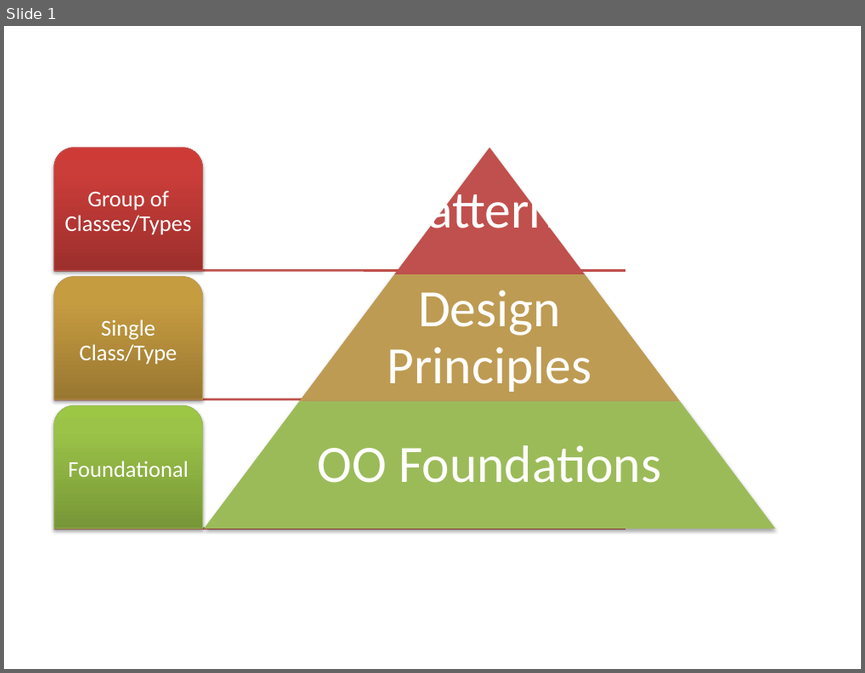
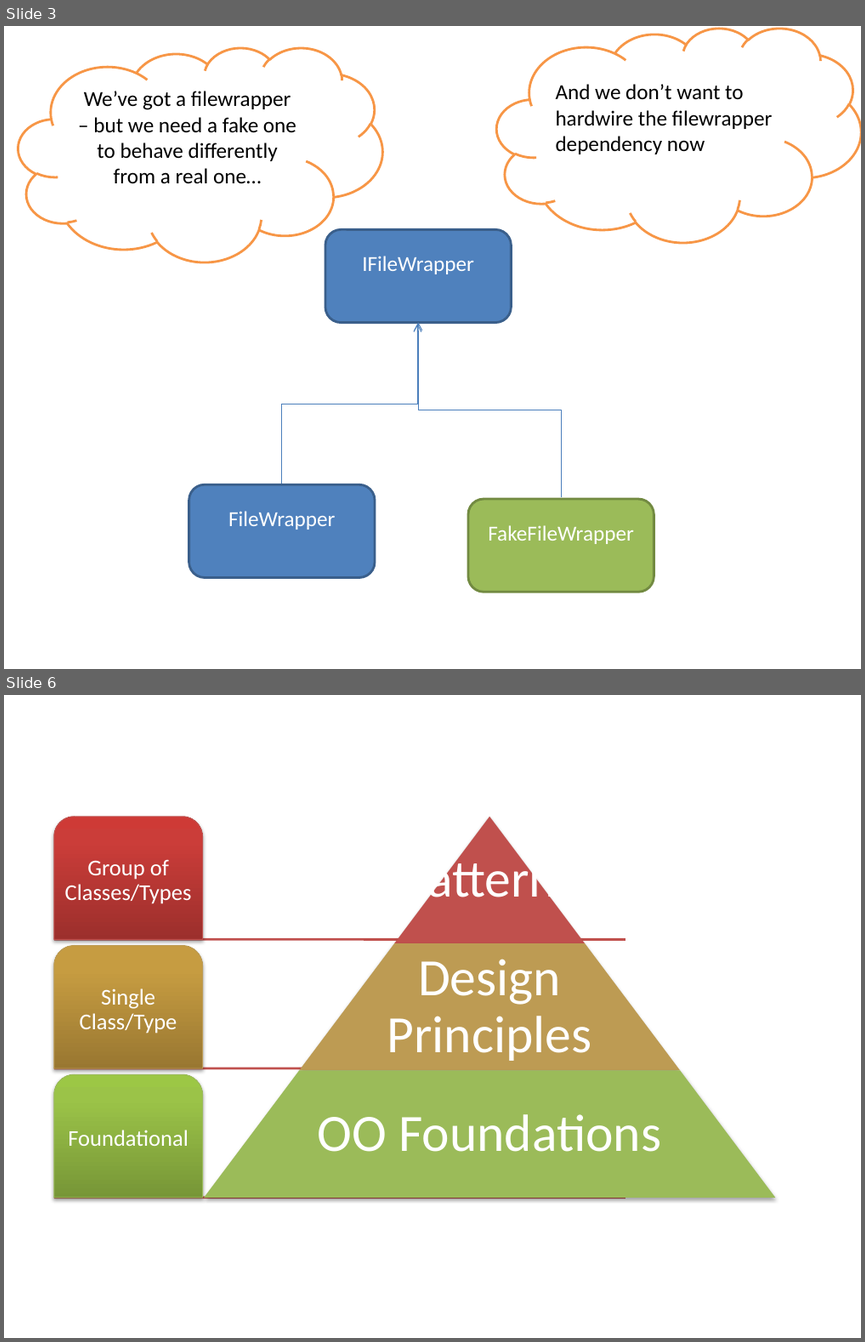
Before and after one commit to raghur/SOLID, a slide deck: images/smartarts.pptx. Shown one above the other, each under a label of ours: slide 1 before the commit, slides 3 and 6 after it; the slides between them are not shown. The pictures are 865x673 and 865x1342 pixels, drawn with LibreOffice and Linux fonts; fonts in the diff are those of the drawing. Boxes give left, top, right and bottom in pixels: in the first picture for what was removed or moved away, otherwise in the second. Text is boxed around its words. In the diff, an @@ line names an element or a change of style, - is before the commit and + after.

```diff
--- a/images/smartarts.pptx
+++ b/images/smartarts.pptx
@@ slide 3 added at [4, 26, 861, 669], background #FFFFFF @@
@@ cloud added at [18, 47, 383, 261], fill #FFFFFF, outline #F79646 2 pt, 18 pt, text #000000 @@
+We’ve got a filewrapper – but we need a fake one to behave differently from a real one…
@@ cloud added at [497, 28, 861, 242], fill #FFFFFF, outline #F79646 2 pt, 18 pt, text #000000 @@
+And we don’t want to hardwire the filewrapper dependency now
@@ rounded rectangle added at [325, 230, 511, 323], fill #4F81BD, outline #3A5F8C 2 pt, 18 pt, text #FFFFFF @@
+IFileWrapper
@@ elbow arrow added from (282, 484) to (418, 324), #4B7EBC 0.75 pt @@
@@ elbow arrow added from (561, 497) to (418, 323), #4B7EBC 0.75 pt @@
@@ rounded rectangle added at [189, 484, 375, 577], fill #4F81BD, outline #3A5F8C 2 pt, 18 pt, text #FFFFFF @@
+FileWrapper
@@ rounded rectangle added at [468, 499, 654, 591], fill #9BBB59, outline #738A42 2 pt, 18 pt, text #FFFFFF @@
+FakeFileWrapper
@@ what was slide 1 is now slide 6 @@
```
Also in this commit, not shown: 4 other slides added, 1 slide removed, 1 other file.
